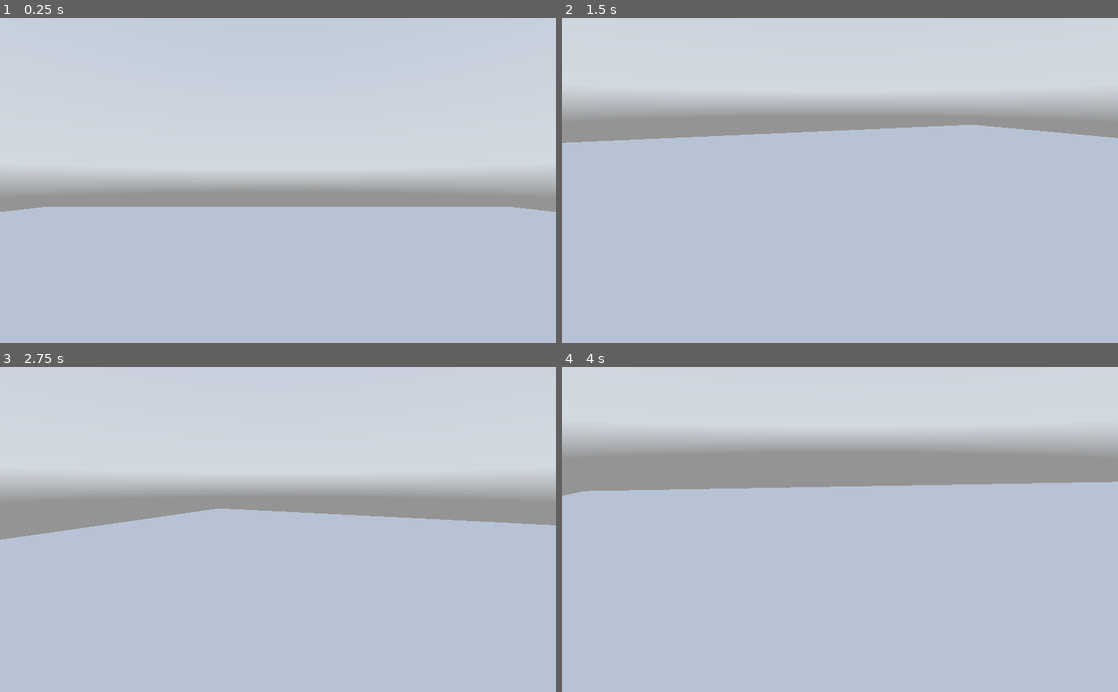
Above: before the commit, frames 1-4 (two rows, left to right).
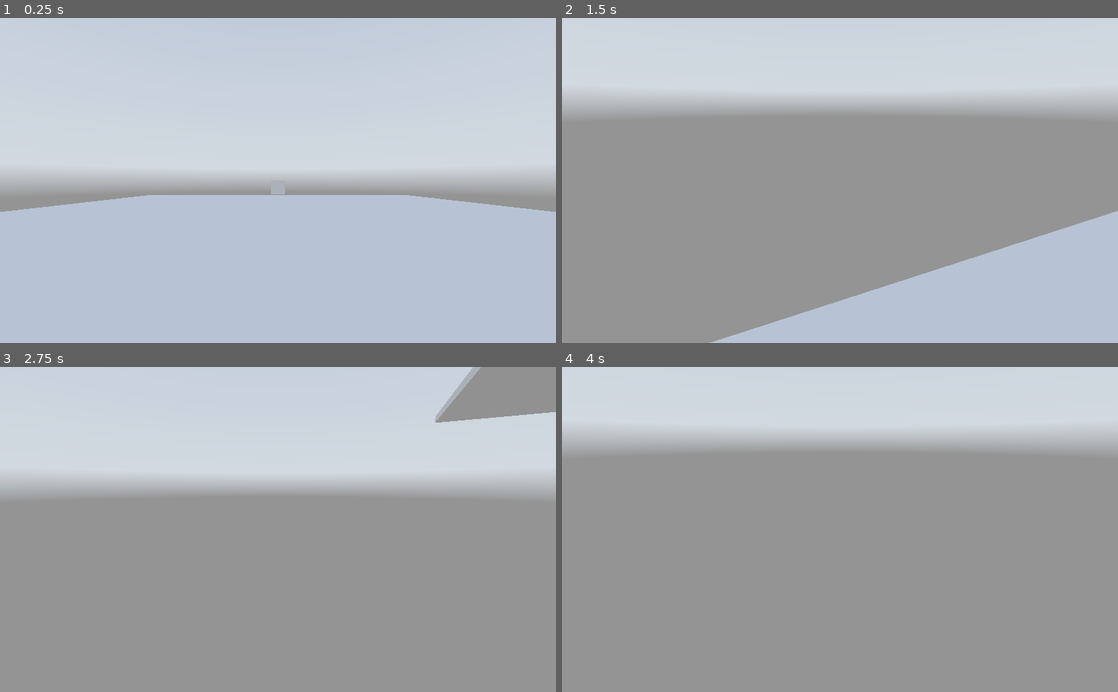
Above: after the commit, the same moments.

Repository: RichardBrowning/3DayProject
Game: Godot game, scene res://Lobby.tscn
The game is run twice, just before and just after one commit, with the same random seed, the same clock (stepped at 60 frames per second) and the same inputs. A sky picture missing from this copy of the repository is replaced by a grey-blue gradient.
Inputs (mouse positions are in pixels of both pictures, inside the frame that each line leads up to):
- Up to frame 1 (0.25 s): no input
- Up to frame 2 (1.5 s): tap Enter (ui_accept) at 0.5, 0.77 s; move the mouse to (962, 164) at 0.52 s; hold Right (ui_right) 0.53-1.28 s; click (962, 164) at 0.67 s; move the mouse to (812, 180) at 1.27 s; hold Up (ui_up) from 1.28 s (still down)
- Up to frame 3 (2.75 s): keep holding Up (ui_up); tap Enter (ui_accept) at 1.52 s; move the mouse to (289, 523) at 2.02 s
- Up to frame 4 (4 s): keep holding Up (ui_up); move the mouse to (834, 536) at 2.77 s; tap Enter (ui_accept) at 3.02, 3.77 s; move the mouse to (878, 532) at 3.52 s

The runs differ from the first frame. In frame 1, 2.4% of the frame differs, in the area x 8-92%, y 52-59%; in frame 2, 50%; in frame 3, 56%; in frame 4, 63%, in the area x 0-100%, y 35-100%.
Error after the commit: Parse Error: Too few arguments for "move_and_slide()" call. Expected at least 1. (res://Enemy.gd:15)

Commit message:
change object

Diff:
--- /dev/null
+++ b/Enemy.gd
@@ -0,0 +1,18 @@
+extends KinematicBody
+
+const GRAVITY = -.2;
+var velocity = Vector3.ZERO
+# Declare member variables here. Examples:
+# var a = 2
+# var b = "text"
+
+
+# Called when the node enters the scene tree for the first time.
+func _ready():
+	pass # Replace with function body.
+
+func _physics_process(delta):
+	move_and_slide();
+# Called every frame. 'delta' is the elapsed time since the previous frame.
+#func _process(delta):
+#	pass
--- /dev/null
+++ b/Level.gd
@@ -0,0 +1,17 @@
+extends Spatial
+
+onready var ghost = null;
+onready var dest = null;
+# Declare member variables here. Examples:
+# var a = 2
+# var b = "text"
+
+
+# Called when the node enters the scene tree for the first time.
+func _ready():
+	pass # Replace with function body.
+
+
+# Called every frame. 'delta' is the elapsed time since the previous frame.
+#func _process(delta):
+#	pass
--- a/Lobby.tscn
+++ b/Lobby.tscn
@@ -1,7 +1,9 @@
-[gd_scene load_steps=9 format=2]
+[gd_scene load_steps=13 format=2]
 
 [ext_resource path="res://limpopo_golf_course_2k.hdr" type="Texture" id=1]
 [ext_resource path="res://Player.gd" type="Script" id=2]
+[ext_resource path="res://Level.gd" type="Script" id=3]
+[ext_resource path="res://Enemy.gd" type="Script" id=4]
 
 [sub_resource type="PanoramaSky" id=5]
 panorama = ExtResource( 1 )
@@ -20,7 +22,13 @@
 [sub_resource type="ConvexPolygonShape" id=7]
 points = PoolVector3Array( -0.972729, 0.170391, -0.632762, 0.991375, 0.00714278, 0.594536, 0.990984, 0.0890012, 0.55327 …(1880 unchanged characters)…
 
+[sub_resource type="CubeMesh" id=8]
+
+[sub_resource type="ConvexPolygonShape" id=9]
+points = PoolVector3Array( -1, -1, -1, 1, 1, 1, 1, -1, 1, 1, 1, -1, -1, 1, 1, 1, -1, -1, -1, -1, 1, -1, 1, -1 )
+
 [node name="rootSpace" type="Spatial"]
+script = ExtResource( 3 )
 
 [node name="WorldEnvironment" type="WorldEnvironment" parent="."]
 environment = SubResource( 6 )
@@ -35,7 +43,7 @@
 shape = SubResource( 2 )
 
 [node name="CharBody" type="KinematicBody" parent="."]
-transform = Transform( 1, 0, 0, 0, 1, 0, 0, 0, 1, 0, 0.872328, 0 )
+transform = Transform( 1, 0, 0, 0, 1, 0, 0, 0, 1, 0, 0.872328, 8.29414 )
 script = ExtResource( 2 )
 
 [node name="MeshInstance" type="MeshInstance" parent="CharBody"]
@@ -50,3 +58,18 @@
 transform = Transform( 1, 0, 0, 0, 1, 0, 0, 0, 1, 0, 0.362088, 0 )
 
 [node name="Camera" type="Camera" parent="CharBody/Neck"]
+
+[node name="CollisionArea" type="Position3D" parent="CharBody"]
+transform = Transform( 7, 0, 0, 0, 7, 0, 0, 0, 7, 0, -0.1073, 0.0286007 )
+
+[node name="Enemy" type="KinematicBody" parent="."]
+transform = Transform( 1, 0, 0, 0, 1, 0, 0, 0, 1, 0, 0.738159, -8.60215 )
+script = ExtResource( 4 )
+
+[node name="MeshInstance" type="MeshInstance" parent="Enemy"]
+transform = Transform( 0.5, 0, 0, 0, 0.5, 0, 0, 0, 0.5, 0, 0, 0 )
+mesh = SubResource( 8 )
+
+[node name="CollisionShape" type="CollisionShape" parent="Enemy"]
+transform = Transform( 0.5, 0, 0, 0, 0.5, 0, 0, 0, 0.5, 0, 0, 0 )
+shape = SubResource( 9 )
